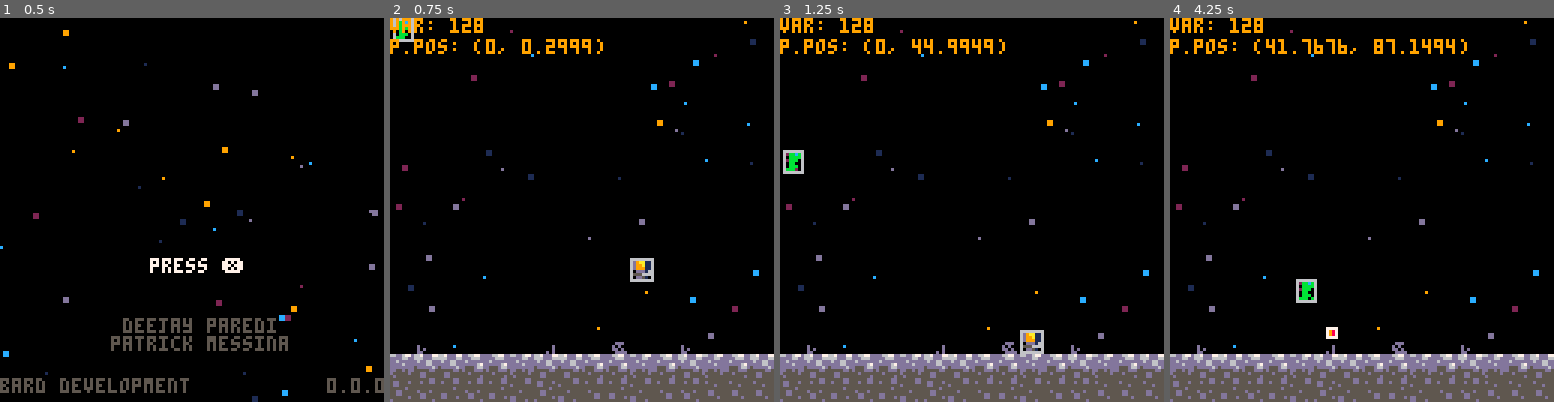
Above: before the commit, frames 1-4 (left to right).
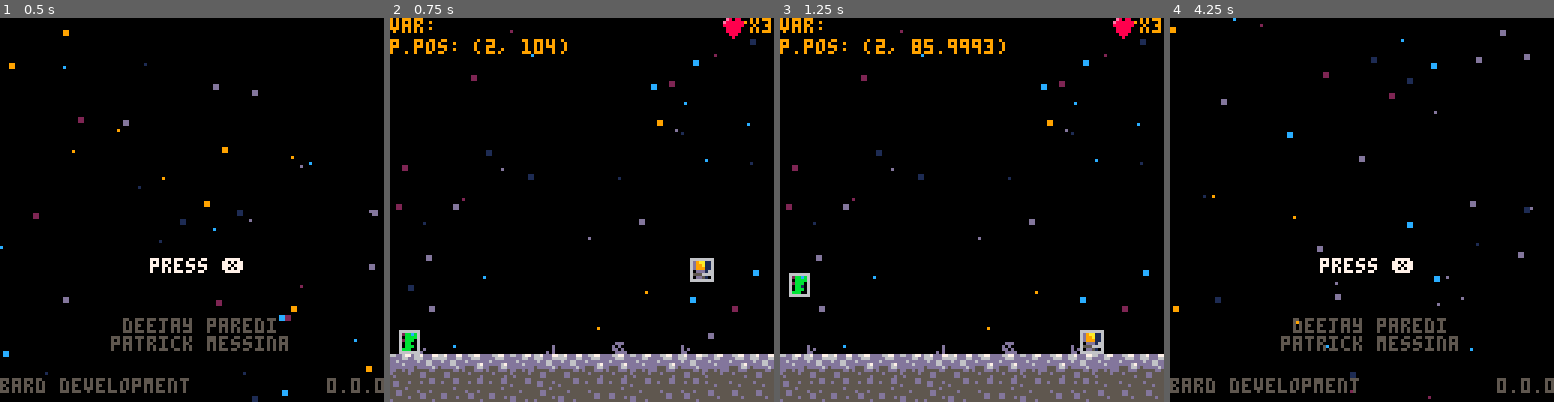
Above: after the commit, the same moments.

Repository: barddev/moonshot
Game: PICO-8 cartridge moonshot.p8
The game is run twice, just before and just after one commit, with the same random seed, the same clock (stepped at 60 frames per second) and the same inputs.
Inputs:
- Up to frame 1 (0.5 s): tap X (X key) at 0.33 s
- Up to frame 2 (0.75 s): tap O (Z key) at 0.7 s
- Up to frame 3 (1.25 s): tap X (X key) at 1.07 s
- Up to frame 4 (4.25 s): hold Right 1.6-2.1 s; tap O (Z key) every 0.4 s from 1.7 to 4.1 s; tap X (X key) at 1.85, 2.97, 4.08 s; hold Right 2.47-3.03 s; hold Left 3.08-3.58 s; hold Right from 4.02 s (still down)

Frame 1 is identical in both runs. In frame 2, 2.1% of the frame differs, in the area x 0-100%, y 0-88%; in frame 3, 1.9%; in frame 4, 17%, in the area x 0-100%, y 0-100%.

Commit message:
playable game

Diff:
--- a/moonshot.p8
+++ b/moonshot.p8
@@ -10,7 +10,6 @@
     p = player:new()
     c = cam:new()
     g:change_state(menu)
-    -- g:change_state(level_2)
 end
 
 function _update60()
@@ -323,7 +322,11 @@
 function menu:init()
     -- map is just blank screen
     self.level = false
+
     m:init(vector2d(), 128, true, false)
+    c:init(vector2d())
+    camera(0,0)
+
     music(1)
 
 end
@@ -412,6 +415,7 @@
     m:init(vector2d(), 1024)
     p:init(vector2d())
     c:init(vector2d())
+    self:player_position()
 
     eggs = {}
     local _e = egg:new()
@@ -424,7 +428,7 @@
         baddie:new(),
         baddie:new(),
     }
-    baddies[1]:init(vector2d(80,80))
+    baddies[1]:init(vector2d(100,80))
     baddies[2]:init(vector2d(200,80))
     baddies[3]:init(vector2d(684,30))
     baddies[4]:init(vector2d(800,80))
@@ -434,7 +438,7 @@
 end
 
 function level_1:player_position()
-    p.pos = vector2d(20, 20)
+    p.pos = vector2d(2, 104)
 end
 
 -->8
@@ -445,14 +449,25 @@
     self.level = true
     self.level_num = 2
     m:init(vector2d(0,128), 1024, false)
-    p:init(vector2d(0,128))
+    -- p:init(vector2d(0,128))
+    self:player_position()
     c:init(vector2d(0,128))
 
+    eggs = {}
+    local _e = egg:new()
+    _e:init(vector2d(377, 172))
+    add(eggs, _e)
 
     baddies = {
-        boss:new()
+        baddie:new(),
+        baddie:new(),
+        baddie:new(),
+        boss:new(),
     }
-    baddies[1]:init()
+    baddies[1]:init(vector2d(120,223))
+    baddies[2]:init(vector2d(317, 176))
+    baddies[3]:init(vector2d(676, 223))
+    baddies[4]:init()
 
     music(3)
 
@@ -460,7 +475,7 @@
 
 
 function level_2:player_position()
-    p.pos = vector2d(20, 20 + 128)
+    p.pos = vector2d(20, 176)
 end
 
 -->8
@@ -699,6 +714,10 @@
     self.grounded_press = 0
     self.grounded_press_time = 0.25
     self.grounded = false
+
+    self.bullet_sp = 32
+    self.bullet_hitbox = hitbox:new(5, 2, 3, 3)
+    self.bullet_distance = 60
 
 end
 
@@ -753,12 +772,20 @@
 
     self:move()
 
-    -- check picking up egg
-    -- for e in all(eggs) do
-    --     if tor_collision(e, self) then
-    --         del(eggs, e)
-    --     end
-    -- end
+    -- check if touched bad guy, if so die
+    for b in all(baddies) do
+        if self:collision(b) then
+            self.health -= 1
+        end
+    end
+
+    -- see if hit by bullet
+    for b in all(bullets) do
+        if b:collision(self) then
+            self.health -= 1
+            del(bullets, b)
+        end
+    end
 
     if self.health <= 0 then
         self:death()
@@ -773,24 +800,41 @@
     for e in all(eggs) do
         if self:collision(e) then
             del(eggs, e)
+            self.lives += 1
             sfx(22)
         end
     end
 
 
-
-
 end
 
 function player:shoot()
 
-    local dir = self:direction()
+    local dir = self:direction(self.flip)
+
+    local b_pos = vector2d(self.pos.x, self.pos.y)
+
+    -- -- facing right
+    globals.debug_var = dir
+    if dir == 1 then
+    -- facing left
+        b_pos.x += 3
+    else
+        b_pos.x -= 3
+    end
+
 
     local b = bullet:new()
-    b:init(self.pos, 32, hitbox:new(5,2,3,3), 60, self.flip)
+    b:init(b_pos, self.bullet_sp, self.bullet_hitbox,
+        self.bullet_distance, self.flip)
 
     sfx(10)
     add(bullets, b)
+end
+
+function player:draw_lives()
+    spr(48, c.pos.x + 110, c.pos.y)
+    print("x" .. self.lives, c.pos.x + 120, c.pos.y, 9)
 end
 
 function player:death()
@@ -863,6 +907,10 @@
         end
     end
 
+    if self.vel.x == 0 then
+        self.state = "idle"
+    end
+
     self.pos += self.vel
 
     --limit to map
@@ -890,6 +938,11 @@
 function baddies_update()
     for b in all(baddies) do
         b:update()
+
+        if b.boss then
+            return
+        end
+
         if b.health <= 0 then
             del(baddies, b)
             sfx(29)
@@ -908,7 +961,7 @@
 function baddie:init(pos)
     self.pos = pos
     self.vel = vector2d()
-    self.acc = vector2d(0.5, 0)
+    self.acc = vector2d(0.3, 0)
     self.max_vel = vector2d(1, 2)
     self.state = "falling"
 
@@ -935,6 +988,8 @@
     self.grounded = false
 
     self.dir = -1
+
+    self.boss = false
 end
 
 function baddie:update()
@@ -975,7 +1030,6 @@
         self.state = "falling"
 
         -- if player falls off the map
-        globals.debug_var = m.pos.y + 128
         if self.pos.y > m.pos.y + 128 then
             self.health -= self.health
             return
@@ -1140,6 +1194,51 @@
 
 -->8
 -- game over
+
+game_win = {}
+
+-- create menu
+function game_win:new()
+    local o={}
+    setmetatable(o, self)
+    self.__index = self
+
+    return o
+end
+
+-- init win screen
+function game_win:init()
+    -- map is just blank screen
+    self.level = false
+    m:init(vector2d(), 128, true, false)
+    music(38)
+
+    m:init(vector2d(), 128, true, false)
+    c:init(vector2d())
+    -- c:update()
+    -- m:update()
+    camera(0,0)
+
+    music(38)
+
+end
+
+-- menu:update
+-- check if player wants to start
+function  game_win:update()
+    if btnp(4) then
+        -- start playing level 1
+        g:change_state(menu)
+    end
+end
+
+function  game_win:draw()
+    cls()
+    m:draw()
+    print("winner", 51, 60, 9)
+end
+
+
 game_over = {}
 
 function game_over:new()
@@ -1156,7 +1256,8 @@
     self.level = false
     -- map is just blank screen
     m:init(vector2d(), 128, true, false)
-    -- c:init(vector2d())
+    c:init(vector2d())
+    camera(0,0)
 end
 
 -- game_over:update
@@ -1216,17 +1317,50 @@
 
 function boss:init()
     self.pos = vector2d(992, 200)
-    self.vel = vector2d(0, 1)
+    self.vel = vector2d(0, 0.5)
     self.w = 16
     self.h = 16
-    self.hitbox = hitbox:new(8, 0, 8, 8)
+    self.hitbox = hitbox:new(8, 0, 16, 16)
     self.sp = 88
-
-    self.health = 20
+    self.dir = 1
+
+    self.boss = true
+
+    -- TODO -h fix this
+    self.health = 5
     self.lives = 1
+
+    self.bullet_sp = 34
+    self.bullet_hitbox = hitbox:new(0, 1, 8, 3)
+    self.bullet_distance = 80
+    self.bullet_timer  = 0
+    self.bullet_max_time = 60
+
+    self.shoot_timer = 0
+    self.shoot_max_time = 30
+
+
+
 end
 
 function boss:update()
+
+    if self.health <= 0 then
+        g:change_state(game_win)
+    end
+
+    -- check if hit by bullet
+    for b in all(bullets) do
+        if b:collision(self) then
+            self.health -= 1
+            del(bullets, b)
+        end
+    end
+
+    self:move()
+
+
+
 end
 
 function boss:draw()
@@ -1234,6 +1368,32 @@
     spr(self.sp+1, self.pos.x + 8, self.pos.y)
     spr(self.sp+16, self.pos.x, self.pos.y + 8)
     spr(self.sp+17, self.pos.x + 8, self.pos.y + 8)
+end
+
+function boss:move()
+
+    -- globals.debug_var = self.hitbox
+    if self.bullet_timer <= self.bullet_max_time then
+        self.bullet_timer += 1
+    else
+        self.bullet_timer = 0
+        self:shoot()
+    end
+    if self.pos.y >= 214 then
+        self.vel *= -1
+    end
+    if self.pos.y <= 150 then
+        self.vel *= -1
+    end
+    self.pos += self.vel
+
+end
+
+function boss:shoot()
+    local b_pos = vector2d(self.pos.x-8, self.pos.y+4)
+    local b = bullet:new()
+    b:init(b_pos, self.bullet_sp, self.bullet_hitbox, 80, -1)
+    add(bullets, b)
 end
 
 
@@ -1270,14 +1430,14 @@
 00088800000000000000000000000000000000000000000000000000000000000000000000000000000000000000000000000000000000000000000000000000
 00008000000000000000000000000000000000000000000000000000000000000000000000000000000000000000000000000000000000000000000000000000
 00000000000000000000000000000000000000000000000000000000000000000000000000000000000000000000000000000000000000000000000000000000
-0776d760007766dddd6677dd667ddd7766dd677d677d7d0055dd5555d55555550000000000000000000000000988998888aa8880dddddddddddddddddddddddd
-d666dddd076666ddddd666dd666ddd66dddd66dd666dddd055dd555555775555000000000000000000000000899889a888a9a888177777777777777777777771
-d66dd66dddd66dddd6ddddddd6dd66dddd6ddddd66dddddd555555d5557755d5000000000000000000000000888898a98999a888166666666666666666666661
-ddddd66dddddddd6ddddd67ddddd66dddddd6dddddddd6dd5555555577777555000000000000000000000000899aa8888a999888166666666666666666666661
-dd5d6ddd6ddd6dddd555d66d5ddddd6ddddddddddd6ddddd5d555577755775550000000000000000000ddd008999a9888aa998aa111111111111111111111111
-5d5ddd5dd6ddd5ddd555ddd555555dd5dd55d5dddd555ddd55777775555555550d000000000000d000d0d000a99999888888888a000000000000000000000000
-5d5dd555ddd555dd55d5555555dd5555d55555d55d55555d55777555555555d50d0d0000000000d000dd0d00aa98899999888899000000000000000000000000
-555d5555d5555555555555d555dd55555d5555555555555dd557755d55d555550dd000000000d0d0000dddd0aa88888899988999000000000000000000000000
+0776d760007766dddd6677dd667ddd7766dd677d677d7d0055dd5555d55555550000000000000000000000000988998888aa8880dddddddd5dddddd55dddddd5
+d666dddd076666ddddd666dd666ddd66dddd66dd666dddd055dd555555775555000000000000000000000000899889a888a9a88817777777d566665dd566665d
+d66dd66dddd66dddd6ddddddd6dd66dddd6ddddd66dddddd555555d5557755d5000000000000000000000000888898a98999a88816666666d666666dd666666d
+ddddd66dddddddd6ddddd67ddddd66dddddd6dddddddd6dd5555555577777555000000000000000000000000899aa8888a99988816666666d666666dd666666d
+dd5d6ddd6ddd6dddd555d66d5ddddd6ddddddddddd6ddddd5d555577755775550000000000000000000ddd008999a9888aa998aa11111111d666666dd666666d
+5d5ddd5dd6ddd5ddd555ddd555555dd5dd55d5dddd555ddd55777775555555550d000000000000d000d0d000a99999888888888a00000000d666666dd666666d
+5d5dd555ddd555dd55d5555555dd5555d55555d55d55555d55777555555555d50d0d0000000000d000dd0d00aa9889999988889900000000d566665dd566665d
+555d5555d5555555555555d555dd55555d5555555555555dd557755d55d555550dd000000000d0d0000dddd0aa88888899988999000000005dddddd55dddddd5
 5555555555555dd55555555555555dd555555dd555555dd5dd55555500000000000000009000000900000000666666666666666698888a885dddddd55dddddd5
 5dd555d55d555dd55d5555555d555dd555d55dd555555dd5dd77777500000000000000004990009400000000666666666666666699a88aa8d566665dd116665d
 5dd55555555555555555d5555555555555555555d55555555577777700000000000000005449909400000000666666666666666699aa8899d666666dd616666d
@@ -1294,14 +1454,14 @@
 16666661166656615555dd55d5dd555500055dd555555000005555555555500000000000054110111111116d666155100000066699aa8998d66666700766666d
 16666661166666615d55dd5555dd55d505555dd555dd5550055dd555dd5d555000000000511000111111116d666155100000066689888888d77777777777777d
 111111111111111155555555555555550055555555dd5500555dd555dd55550000000000100000011111116d666155100000066688898888d66667600676666d
-55dd555555d555555d5555d55555555500555555555555555555550000000000000000005111661111111111888888999888899999999899dddddddd00700070
-d5dd55d555555dd555555555055d5dd5055d55555dd5d5505555d55000000000000000005111661111111111889aa88898998999989988890676066607770777
-0555055055505dd55505d55505555dd5005555555dd555505555550000000000000000005111661111111111899888989988a88998a989890666067607760776
-5505505005050555555550050555555555555dd5555555505dd555550000000000000000511166111111111199aa89998889a889a88a88990676067606760676
-0050d0000500050505005000005555555d555dd5555555005dd555d5000000000000000051116611111111119aa9889888889a88888aa8890676067606760676
-500000000050000505050050005dd55555555555555dd50055555555000000000000000051116611111111119999a8998899888a889888880766076606760666
-000000000000000005000000055dd5d5055555555d5dd55055555550000000000000000051116611111111119988aa8989888aa9888a988a0770077006660666
-00000000000000000000000055555555005555d5555555555d5555000000000000000000511166111111111188888888898889988988a98a007000700ddddddd
+55dd555555d555555d5555d55555555500555555555555555555550000000000555555555111661111111111888888999888899999999899dddddddd00700070
+d5dd55d555555dd555555555055d5dd5055d55555dd5d5505555d550000000005d5555d55111661111111111889aa88898998999989988890676066607770777
+0555055055505dd55505d55505555dd5005555555dd5555055555500000000005555d5555111661111111111899888989988a88998a989890666067607760776
+5505505005050555555550050555555555555dd5555555505dd5555500000000555555dd511166111111111199aa89998889a889a88a88990676067606760676
+0050d0000500050505005000005555555d555dd5555555005dd555d50000000055dd55dd51116611111111119aa9889888889a88888aa8890676067606760676
+500000000050000505050050005dd55555555555555dd500555555550000000055dd555551116611111111119999a8998899888a889888880766076606760666
+000000000000000005000000055dd5d5055555555d5dd550555555500000000055555d5551116611111111119988aa8989888aa9888a988a0770077006660666
+00000000000000000000000055555555005555d5555555555d5555000000000055555555511166111111111188888888898889988988a98a007000700ddddddd
 00000000166666666666666116666661555555555555555555155555d555555555dd55555d5555555555555d0000000000000000000000000000000000000000
 0000000015555555555555511555551655dd555555555555551555d5ddd555dd55dd5555d55555d55d55555d0000000000000000000000000000000000000000
 0000000011111111111111111111115655dd555555ddd55511155555d6ddd5dd55555dd5dd55d5dddd555ddd0000000000000000000000000000000000000000
@@ -1497,8 +1657,8 @@
 
 
 __gff__
-0080808080808000000000000000000004000000000000100000000000000000400000000000000000000000000000000000000000000000000000000000000001010101010100000000002020010101010101010101000000000000002003030101010101010101000001000020202000000001010101000001012020202020
-0101010101010001010101000000000001010101010101010100000000000000000101010101010101000000000000000001010100000000000000000000000000000000000000000000000000000000000000000000000000000000000000000000000000000000000000000000000000000000000000000000000000000000
+0080808080808000000000000000000004000000000000100000000000000000400000000000000000000000000000000000000000000000000000000000000001010101010100000000002020010003010101010101000000000000002003030101010101010101000001000020202000000001010101010001012020202020
+0101010101010001010101000000000001010101010101010100000000000000000101010101010101000000000000000001010101010000000000000000000000000000000000000000000000000000000000000000000000000000000000000000000000000000000000000000000000000000000000000000000000000000
 __map__
 000000000000000000000000000000000000000000000000000000000000000000000000000000000000000000000000000000000000000000000000000000000000000000000000000000000000000000000000000000000000000000000000000000000000000000000000000000000000000000000000000000000000796a
 000000000000000000000000000000000000000000000000000000000000000000000000000000000000000000000000000000000000000000000000000000000000000000000000000000000000000000000000000000000000000000000000000000000000000000000000000000000000000000000000000000000000796a
@@ -1516,95 +1676,95 @@
 0048000000004900004a000048000000000000006000000000000000004800000000000049000000000000490000736500000073757f7f000000494800000000000000000000005e5e5e00000000000000000000007064504647506500490000000000480000004a000060606160606000004a00d0d1480000c2c30049006b6c
 4443434242444343424244424344424343444343444242434244444344424344444244434244424342434243424463750000007462434443444442424342450000000000000000000000000000000000000000000000735151505262444444424244424243444342434442424342444342424243424242434442424242424242
 5054515451555055535155535452525250515555515153555453555151525152535555555354535046475350535552760000007350505050505050505050650000000000000000000000000000000000000000000000715050505050505050505050505050505050505050505050545050505050505050505050505050505050
-72717072717070727071707270717071706453535351535375717271717171727172717e7e7e7e7e7e7e7e7e7e7e7e7e0000007e7e7e7e7e7e7e7e7e7e7e7e000000000000000000000000000000000000000000000000000000000000000000000000000000000000000000000000000000000000000000000000000000796a
-000000000000000000000000000000000074515453515351650000000000000000000000000000000000000000000000000000000000000000000000000000000000000000000000000000000000000000000000000000000000000000000000000000000000000000000000000000000000000000000000000000000000796a
-000000000000000000000000000000000066535352545153650000000000000000000000000000000000000000000000000000000000000000000000000000000000000000000000000000000000000000000000000000000000000000000000000000000000000000000000000000000000000000000000000000000000796a
-000000000000000000000000000000000074535353535353750000000000000000000000000000000000000000000000000000000000000000000000000000000000000000000000000000000000000000000000000000000000000000000000000000000000000000000000000000000000000000000000000000000000796a
-000000000000000000000000000000000064535353545353750000000000000000000000000000000000000000000000000000000000000000000000000000000000000000000000000000000000000000000000000000000000000000000000000000000000000000000000000000000000000000000000000000000000796a
-00000000000000000000000000000000007e7e7e7e535352670000000000000000000000000000000000000000000010000000000000000000000000000000000000000000000000000000000000000000000000000000000000000000000000000000000000000000000000000000000000000000000000000000000000796a
-0000000000000000000000000000000000000000007e54536500000000000000000000938300000000000000001500a4000000000000000000000000000000000000000000000000000000000000000000000000000000000000000000000000000000000000000000000000000000000000000000000000000000000000796a
-00000000000000000000000000000000000000000000645365000000000000000000006f9697818281828182818281b56e000000000000000000000000000000005e5e5e5e000000000000000000000000000000000000000000000000000000000000000000000000000000000000000000006060606000000000000000796a
+7271707271707072707170727071707170645353535153535e5e5e5e5e5e5e5e5e5e5e7e7e7e7e7e7e7e7e7e7e7e7e7e0000005e5e5e5e5e5e5e52525e545e00000000000000000000000000000000004e7878787878785353535353535353535e5e5e5e0000000000000000000000000000000000000000000000000000796a
+0000000000000000000000000000000000745154535153515e00000000000000000000000000000000000000000000000000000000000000005e53505e5e0000000000000000000000000000000000004e7878787878787853535353535353535e0000000000000000000000000000000000000000000000000000000000796a
+0000000000000000000000000000000000665353525451535e000000000000000000000000000000000000000000000000000000000000000064525065000000000000000000000000000000000000005e5352535352545353535253535352535e0000000000000000000000000000000000000000000000000000000000796a
+0000000000000000000000000000000000745353535353535e000000000000000000000000000000000000000000000000000000000000000070645265000000000000000000000000000000000000005e5352505354525452525452505054525e0000000000000000000000000000000000000000000000000000000000796a
+0000000000000000000000000000000000645353535453535e000000000000000000000000000000000000000000000000000000000000000000727272000000000000000000000000000000000000005e5350525153535052535054525454535e0000000000000000000000000000000000000000000000000000000000796a
+00000000000000000000000000000000007e7e7e7e5353525e000000000000000000000000000000000000000000000000000000000000000000000000000000000000000000000000000000000000005e5353545354525354535353535352535e0000000000000000000000000000000000000000000000000000000000796a
+0000000000000000000000000000000000000000007e54535e000000000000000000009383000000000000000000001700000000000000000000000000000000000000000000000000000000000000005e5e5e5e5e5e5e5e5e5e5e5e5e5e5e5e5e0000000000000000000000000000000000000000000000000000000000796a
+0000000000000000000000000000000000000000000064535e000000000000000000006f9697818281828182818281836e000000000000000000000000000000005e5f5e5e000000000000000000000000000000000000000000000000000000000000000000000000000000000000000000006060606000000000000000796a
 000000000000000000000000000000000000000000007e7e7e00000000000000000000007e7e7e7e7e7e7e7e7e7e7e7e000000000000000000000000000000000000000000000000000000000000000000000000000000000000000000000000000000000000000000000000000000000000000000000000000000000000796a
-83000000000000000000000000000000000000000000000000000000000000000000000000000000000000000000000000000000000000000060606000000000000000000000009383000000000000c8c9cacb0000c4c5c6c700000000000000000000000000000000000000000000000000000000000000000000000000796a
-96a6000000000000000000000000000000000000000000000000000093830000000000000000000000000000000000000000000000000000000000000000000000000000000000a396a60000000000d8d9dadbcccdd4d5d6d70000000000000000000093834b5d7b7b4c9383000000000000000000006060600000000000796a
-5496a60000000000000000000000000000000000000000000000007f94947f00000000000000000000000000000000000000000000000000000000000000000000000000000000a39196a600000000e8e9eaebdcdde4e5e6e70000000000000000009386b36d5d7b7b5da396830000000000000000000000000000000000796a
-50859697a60000000000000000110000a4000000000000000000939494949483000000000000000000000000000000000000000000000000000000000000000000000000000000a3929296a6000000f8f9fafb0000f4f5f6f70000000000000000938695b37b7b6d5d5da354968300000000000000000000000000000000796a
-945384549697828182818281828182b4b50000009381828182b48694949494b300000000007f7f0000000000007f7f0000000093828182834b5d7c7d5d7d5d7c7c5d7c7c7c7c4ca392929296978281828182818281828182818281828182818281869584b37b7c7d7b4ca3525296979781828182818281828182818281828182
-91529485539154505150519194959495b3000000a391929192919291929192969782818281828182818281828182818281828186929192b37c7b5d5d7b7c6d5d6d5d7c7c7c5d7ca352525252919295959592919291929192919291929192919291929192b37b5d5d7b5da3929192919254929192919291929192919291929192
-52525252525252525252525252525252b3000000a354545452545454515451519192919291929192919291929192919291929192525152b37b7c7b7c7c7b6d7c5d6d7c7c5d7c7ca35454545454545454545454545454545454545454545454545454545454545454545454545454545454545454545454545454545454545454
-…(76 lines of a section not shown)…
+8300000000000000000000000000000000000000000000000000000000000000000000000000000000000000000000000000000000000000005e5e5e0000000000000000000000938300000000000000c8c9cacb0000c4c5c6c7000000000000000000000000000000000000000000000000000000000000000000000000796a
+96a6000000000000000000000000000000000000000000000000000093830000000000000000000000000000000000000000000000000000000000000000000000000000000000a396a6000000000000d8d9dadbcccdd4d5d6d700000000000000000093834b5d7b7b4c9383000000000000000000006060600000000000796a
+5496a60000000000000000000000000000000000000000000000007f54547f00000000000000000000000000000000000000000000000000000000000000000000000000000000a39196a60000000000e8e9eaebdcdde4e5e6e700000000000000009386b36d5d7b7b5da396830000000000000000000000000000000000796a
+50859697a60000000000000000000000a4000000000000000000935450949483000000000000000000000000000000000000000000000000000000000000000000000000000000a3929296a600000000f8f9fafb0000f4f5f6f700000000000000938695b37b7b6d5d5da354968300000000000000000000000000000000796a
+945384549697828182818281828182b4b50000009381828182b48694945151b300000000007f7f0000000000007f7f0000000093828182834b5d7c7d5d7d5d7c7c5d7c7c7c7c4ca392929296978281828182818281828182818281828182818281869584b37b7c7d7b4ca3525296979781828182818281828182818281828182
+91529485539154505150519194959495b3000000a350529192919254925250969782818281828182818281828182818281828186929192b37c7b5d5d7b7c6d5d6d5d7c7c7c5d7ca352525252919295959592919291929192919291929192919291929192b37b5d5d7b5da3929192919254929192919291929192919291929192
+52525252525252525252525252525252b3000000a354545452545454515451519192919291925454915491929192919254929192525152b37b7c7b7c7c7b6d7c5d6d7c7c5d7c7ca35454545454545454545454545454545454545454545454545454545454545454545454545454545454545454545454545454545454545454
+…(76 lines of a section not shown)…
